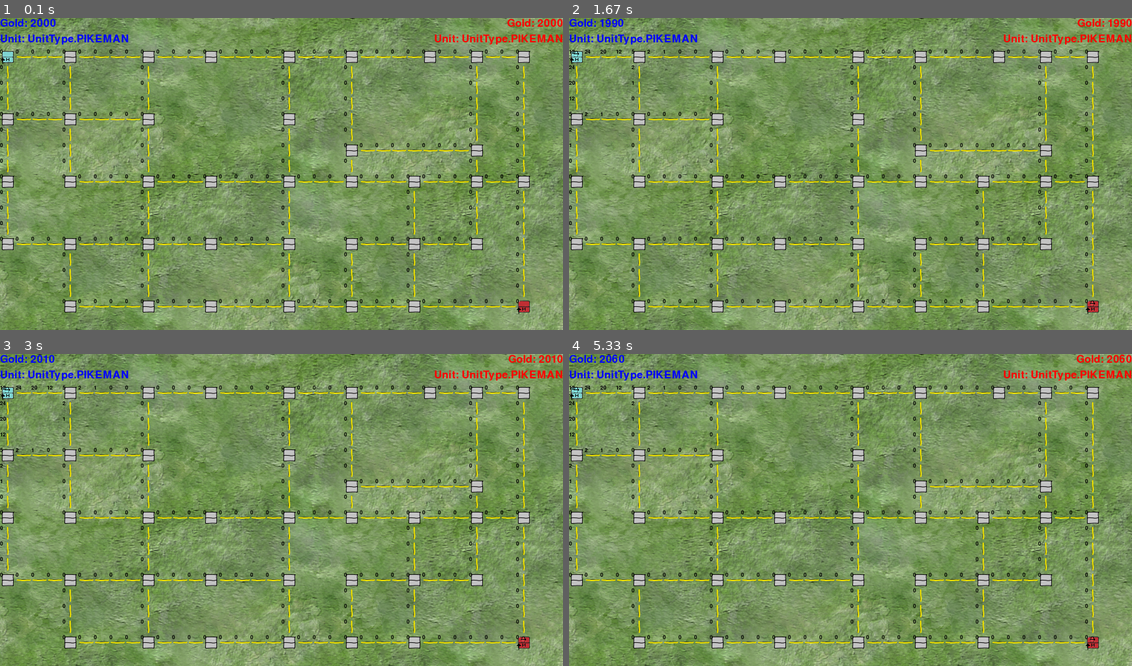
Above: before the commit, frames 1-4 (two rows, left to right).
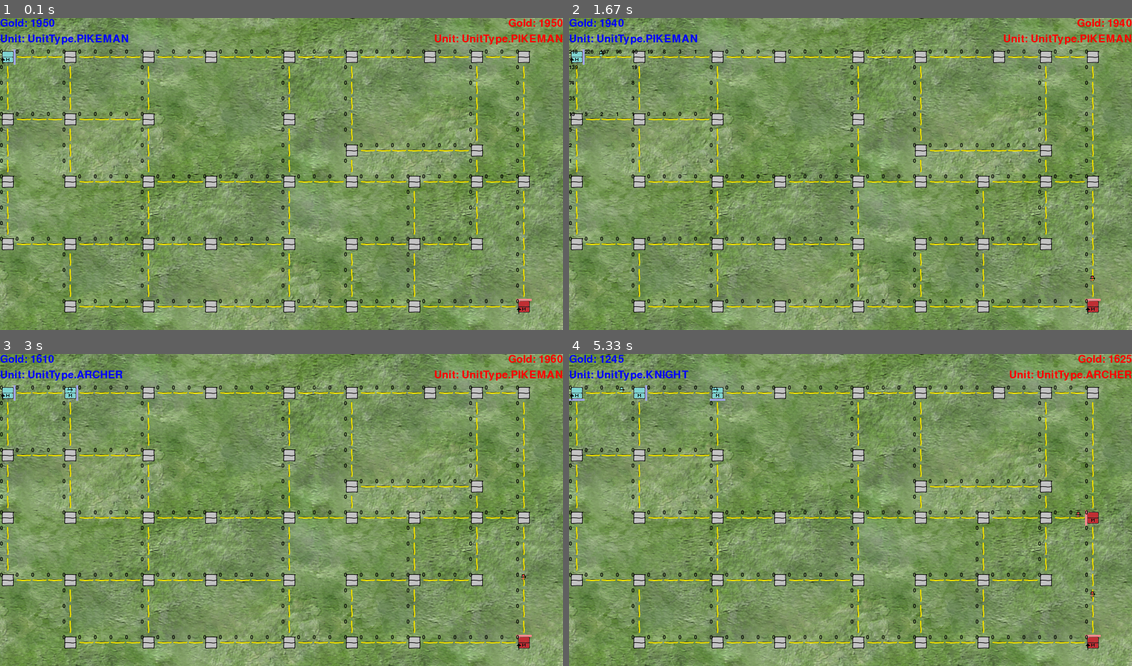
Above: after the commit, the same moments.

Repository: czebrose/ML_Projects
Game: pygame game, started from ML-Tutorial/NodeFightGame/game.py
Two runs of this game, one before a commit and one after it. Both use one fixed random seed, a clock stepped at 60 frames per second and the inputs below.
Inputs:
- Up to frame 1 (0.1 s): no input
- Up to frame 2 (1.67 s): tap U at 0.83 s; hold P 1.17-1.63 s
- Up to frame 3 (3 s): hold O 1.67-2.13 s
- Up to frame 4 (5.33 s): no input

The runs differ from the first frame. In frame 1, 0.3% of the frame differs, in the area x 2-99%, y 0-91%; in frame 2, 0.4%; in frame 3, 0.6%; in frame 4, 1.2%, in the area x 0-100%, y 0-93%.

Commit message:
Added debug options for all the unit types

Diff:
--- a/ML-Tutorial/NodeFightGame/debug.py
+++ b/ML-Tutorial/NodeFightGame/debug.py
@@ -7,11 +7,12 @@
 STAT_FONT = pygame.font.SysFont("comicsans", 25)
 
 player = PlayerColor.BLUE
+unit_type = UnitType.PIKEMAN
 show = True
 
 
 def check_input():
-    global player, show
+    global player, show, unit_type
     keys = pygame.key.get_pressed()
     if keys[pygame.K_0]:
         player = PlayerColor.RED
@@ -19,6 +20,12 @@
         player = PlayerColor.NEUTRAL
     elif keys[pygame.K_8]:
         player = PlayerColor.BLUE
+    elif keys[pygame.K_p]:
+        unit_type = UnitType.PIKEMAN
+    elif keys[pygame.K_o]:
+        unit_type = UnitType.ARCHER
+    elif keys[pygame.K_u]:
+        unit_type = UnitType.KNIGHT
     elif keys[pygame.K_MINUS]:
         show = True
     elif keys[pygame.K_EQUALS]:
@@ -32,6 +39,6 @@
         for loc in row:
             if isinstance(loc, Location):
                 color = (0, 0, 0)
-                diff_value = "{:.0f}".format(loc.diffusion.get_unit_value(UnitType.PIKEMAN, player))
+                diff_value = "{:.0f}".format(loc.diffusion.get_unit_value(unit_type, player))
                 text = STAT_FONT.render(diff_value, True, color)
                 win.blit(text, loc.get_pixel_pos())
--- a/ML-Tutorial/NodeFightGame/diffusion.py
+++ b/ML-Tutorial/NodeFightGame/diffusion.py
@@ -1,5 +1,9 @@
 from util import PlayerColor, UnitType
 import unit
+
+
+UNIT_LIST = [UnitType.PIKEMAN, UnitType.KNIGHT, UnitType.ARCHER]
+PLAYER_LIST = [PlayerColor.BLUE, PlayerColor.RED, PlayerColor.NEUTRAL]
 
 
 class LocDiffusion:
@@ -7,16 +11,22 @@
         self.node_value = {}
         self.unit_value = {}
         self.unit_type = UnitType.EMPTY
-        for u in UnitType:
+        self.unit_owner = PlayerColor.NEUTRAL
+        self.unit_lambda = {}
+        for u in UNIT_LIST:
             self.unit_value[u] = {}
+            self.unit_lambda[u] = {}
         self.reset()
 
     def reset(self):
-        for color in PlayerColor:
+        self.unit_type = UnitType.EMPTY
+        self.unit_owner = PlayerColor.NEUTRAL
+        for color in PLAYER_LIST:
             self.node_value[color] = float(0)
-        for u in UnitType:
-            for color in PlayerColor:
+        for u in UNIT_LIST:
+            for color in PLAYER_LIST:
                 self.unit_value[u][color] = float(0)
+                self.unit_lambda[u][color] = float(1)
 
     def set_node_value(self, building, player):
         if building.is_empty():
@@ -29,6 +39,10 @@
     def set_unit_value(self, unit_type, player):
         self.unit_value[unit_type][player] = 1000
         self.unit_type = unit_type
+        self.unit_owner = player
+        for u in UNIT_LIST:
+            for color in PLAYER_LIST:
+                self.unit_lambda[u][color] = self.get_unit_lambda(u, color)
 
     def get_node_value(self, player):
         return self.node_value[player]
@@ -36,7 +50,9 @@
     def get_unit_value(self, unit_type, player):
         return self.unit_value[unit_type][player]
 
-    def get_unit_lambda(self, other_unit_type):
+    def get_unit_lambda(self, other_unit_type, other_player):
+        if self.unit_owner is other_player:
+            return 1.0
         self_kills_other = unit.get_fight_result(other_unit_type, self.unit_type)
         other_kills_self = unit.get_fight_result(self.unit_type, other_unit_type)
         if self_kills_other and other_kills_self:
@@ -46,17 +62,23 @@
         else:
             return 1.0
 
-    def spread(self, neighbors):
-        for color in PlayerColor:
+    def spread_node(self, neighbors):
+        for color in PLAYER_LIST:
             node_total = 0
             for n in neighbors:
                 node_total += n.node_value[color] - self.node_value[color]
             node_total *= 0.25
             self.node_value[color] = self.node_value[color] + node_total
 
-            for u in UnitType:
+    def spread_unit(self, neighbors):
+        for color in PLAYER_LIST:
+            for u in UNIT_LIST:
                 unit_total = 0
                 for n in neighbors:
                     unit_total += n.unit_value[u][color] - self.unit_value[u][color]
                 unit_total *= 0.25
-                self.unit_value[u][color] = self.get_unit_lambda(u) * (self.unit_value[u][color] + unit_total)
+                self.unit_value[u][color] = self.unit_lambda[u][color] * (self.unit_value[u][color] + unit_total)
+
+    def spread(self, neighbors):
+        self.spread_node(neighbors)
+        self.spread_unit(neighbors)
--- a/ML-Tutorial/NodeFightGame/game.py
+++ b/ML-Tutorial/NodeFightGame/game.py
@@ -19,8 +19,8 @@
 
 BACKGROUND_IMG = util.load_img("background.png")
 
-blue_player = HumanPlayerInput(PlayerColor.BLUE)
-red_player = HumanPlayerInput(PlayerColor.RED)
+blue_player = SimplePlayer(PlayerColor.BLUE)
+red_player = SimplePlayer(PlayerColor.RED)
 
 VICTORY_FONT = pygame.font.SysFont("comicsans", 50)
 
@@ -223,7 +223,7 @@
     tick_counter = 0
     run = True
     while not winning_player and run:
-        clock.tick(FPS)
+        clock.tick_busy_loop()
         print("FPS: ", clock.get_fps())
         run, global_map, players = check_input(global_map, players)
         tick_counter += clock.get_time()
--- a/ML-Tutorial/NodeFightGame/unit.py
+++ b/ML-Tutorial/NodeFightGame/unit.py
@@ -83,6 +83,7 @@
     else:
         return True
 
+
 def resolve_fight_round(round_fighters):
     fight_results = {}
     for color in round_fighters:
